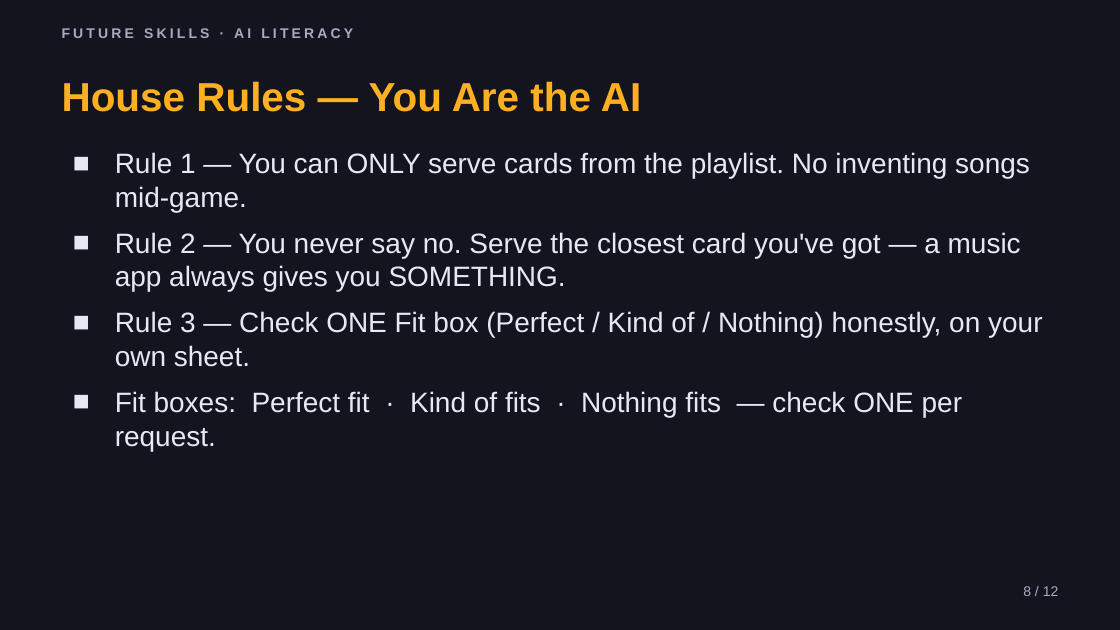
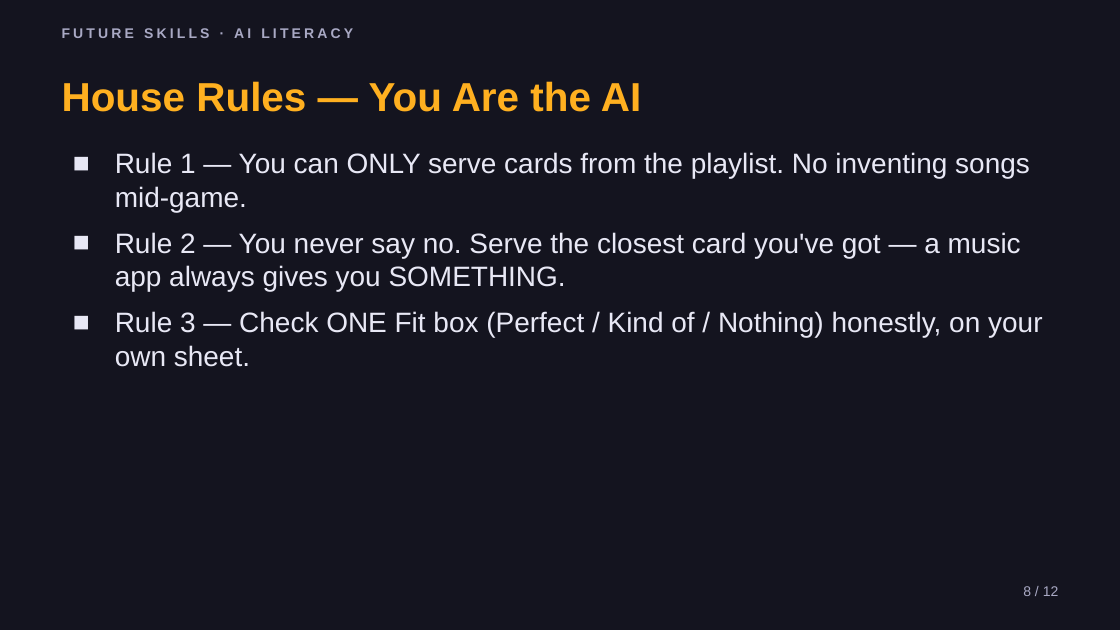
Before and after one commit to phiunit/tptphi, a slide deck: slide 8 of products/ai-training-data-crate/dist/What's in the Playlist - Slides.pptx. Drawn at 1120x630 pixels with LibreOffice and Linux fonts; fonts in the diff are those of the drawing. Boxes give left, top, right and bottom in pixels: in the first picture for what was removed or moved away, otherwise in the second. Text is boxed around its words. In the diff, an @@ line names an element or a change of style, - is before the commit and + after.

```diff
--- a/products/ai-training-data-crate/dist/What's in the Playlist - Slides.pptx
+++ b/products/ai-training-data-crate/dist/What's in the Playlist - Slides.pptx
@@ text at [115,391,962,451]: paragraph removed @@
-■ Fit boxes: Perfect fit · Kind of fits · Nothing fits — check ONE per request.
```
Also in this commit, not shown: 4 other slides changed, 24 other files.
